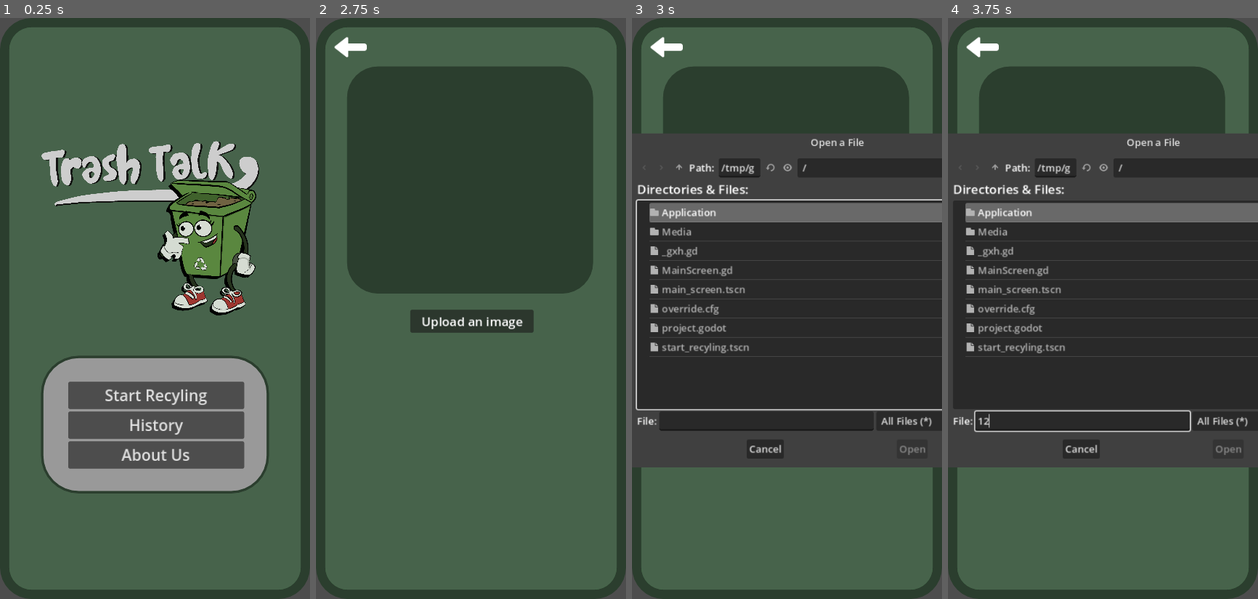
Above: before the commit, frames 1-4 (left to right).
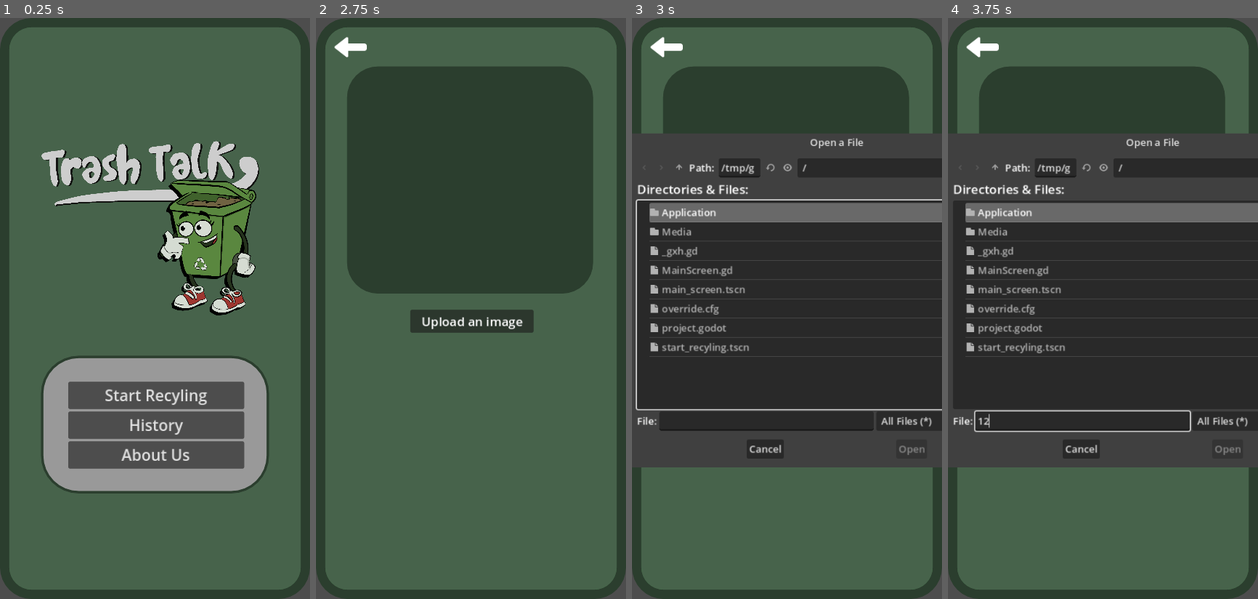
Above: after the commit, the same moments.

Repository: JeremieBolduc/polyhx-h2024
Game: Godot game, scene res://Application/main_screen.tscn
The game is run twice, just before and just after one commit, with the same random seed, the same clock (stepped at 60 frames per second) and the same inputs.
Inputs (mouse positions are in pixels of both pictures, inside the frame that each line leads up to):
- Up to frame 1 (0.25 s): no input
- Up to frame 2 (2.75 s): click "Start Recyling" at 0.5 s; click (350, 47) at 1.25 s; click "Start Recyling" at 2 s
- Up to frame 3 (3 s): click "Upload an image" at 2.75 s
- Up to frame 4 (3.75 s): click (1081, 418) at 3.52 s; type "12" at 3.6 s

Frames 1-2 are identical in both runs. In frame 3, 0.1% of the frame differs, in the area x 57-95%, y 20-76%; in frame 4, 0.1%.

Commit message:
font change

Diff:
--- a/Godot/Application/about_us.tscn
+++ b/Godot/Application/about_us.tscn
@@ -1,6 +1,7 @@
-[gd_scene load_steps=4 format=3 uid="uid://dht2xdphotr1l"]
+[gd_scene load_steps=5 format=3 uid="uid://dht2xdphotr1l"]
 
 [ext_resource type="PackedScene" uid="uid://d4b8037q6kkr0" path="res://Application/template.tscn" id="1_yvbqf"]
+[ext_resource type="FontFile" uid="uid://gxpgup0y8y27" path="res://Media/Font/Sakamoto.ttf" id="2_jdbwe"]
 [ext_resource type="Texture2D" uid="uid://r3fuq20vkevu" path="res://Media/Images/Logo_Wallpaper.png" id="2_k7fs4"]
 
 [sub_resource type="StyleBoxFlat" id="StyleBoxFlat_glvgr"]
@@ -35,9 +36,9 @@
 anchor_right = 0.5
 anchor_bottom = 0.5
 offset_left = -230.0
-offset_top = -280.0
+offset_top = -307.0
 offset_right = 230.0
-offset_bottom = 220.0
+offset_bottom = 193.0
 grow_horizontal = 2
 grow_vertical = 2
 theme_override_styles/panel = SubResource("StyleBoxFlat_glvgr")
@@ -52,7 +53,8 @@
 offset_right = 87.5
 offset_bottom = 150.0
 grow_horizontal = 2
-theme_override_font_sizes/font_size = 40
+theme_override_fonts/font = ExtResource("2_jdbwe")
+theme_override_font_sizes/font_size = 45
 text = "About "
 horizontal_alignment = 1
 metadata/_edit_use_anchors_ = true
@@ -66,9 +68,9 @@
 anchor_right = 0.5
 anchor_bottom = 0.5
 offset_left = -219.5
-offset_top = -237.5
+offset_top = -258.5
 offset_right = 219.5
-offset_bottom = 165.5
+offset_bottom = 144.5
 grow_horizontal = 2
 grow_vertical = 2
 theme_override_font_sizes/font_size = 18
